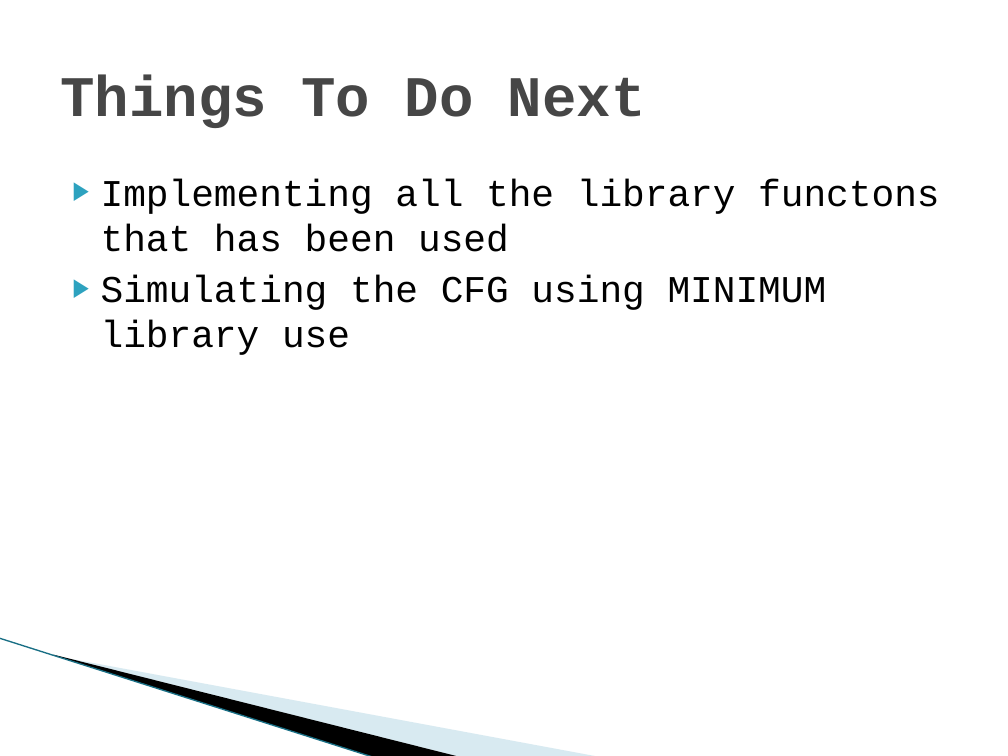
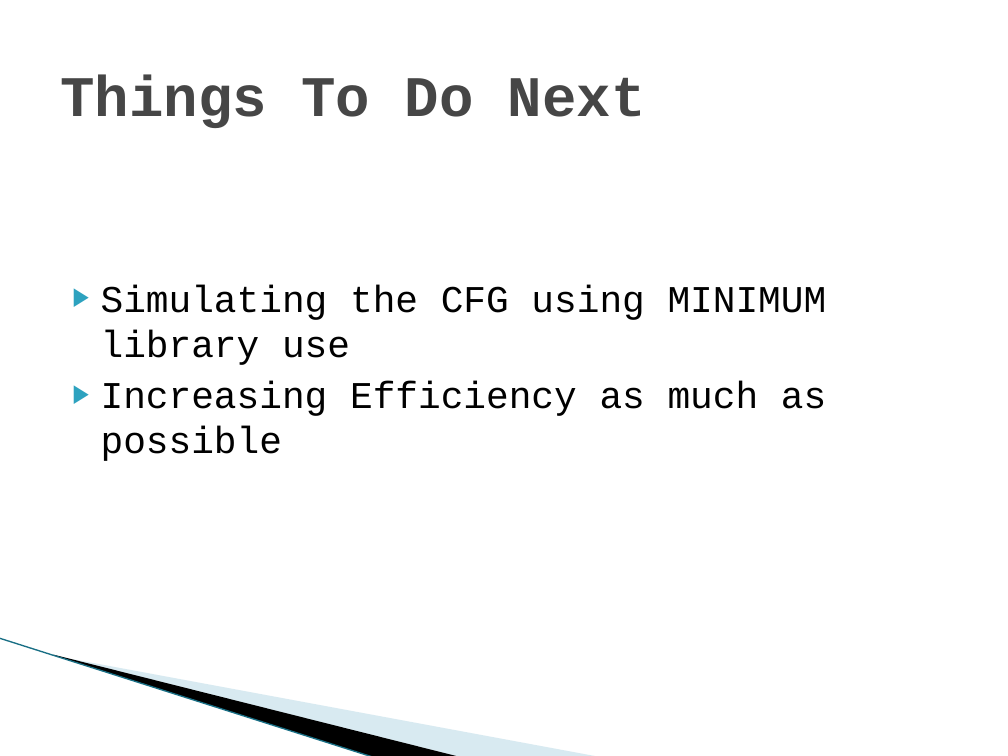
Before and after one commit to SIkderash/CFG, a slide deck: slide 6 of Control Flow Graph.pptx. Drawn at 1008x756 pixels with LibreOffice and Linux fonts; fonts in the diff are those of the drawing; background and template pictures are left out. Boxes give left, top, right and bottom in pixels: in the first picture for what was removed or moved away, otherwise in the second. Text is boxed around its words. In the diff, an @@ line names an element or a change of style, - is before the commit and + after.

```diff
--- a/Control Flow Graph.pptx
+++ b/Control Flow Graph.pptx
@@ text at [101, 179, 939, 252]: paragraph removed @@
-▶ Implementing all the library functons that has been used
@@ text "Simulating the CFG using MINIMUM ...": place and size @@
-text "Simulating the CFG using MINIMUM ..." at [101, 179, 939, 355]
+text "Simulating the CFG using MINIMUM ..." at [101, 285, 827, 461]
@@ text at [101, 381, 826, 461]: paragraph added @@
+▶ Increasing Efficiency as much as possible
```
Also in this commit, not shown: 3 other slides changed.
